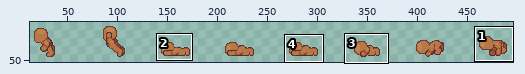
A sprite sheet gets an edit: Assets/character/Template/Left/TemplateLeftRoll.png. The picture above shows the old version from afar; the outline marks the close-up.
Close-up. Earlier state:
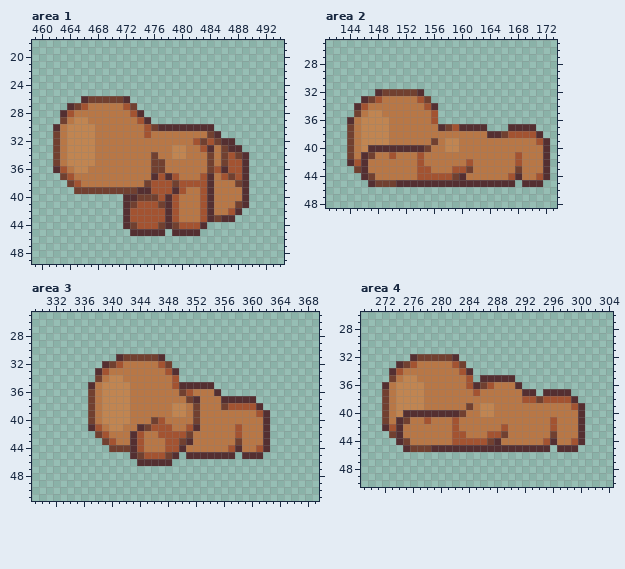
The file is 512x64 pixels. Shown: area 1: x 459..494, y 18..49; area 2: x 141..173, y 25..48; area 3: x 329..369, y 25..51; area 4: x 269..304, y 26..50. The wide view leaves out empty margins.
After the commit:
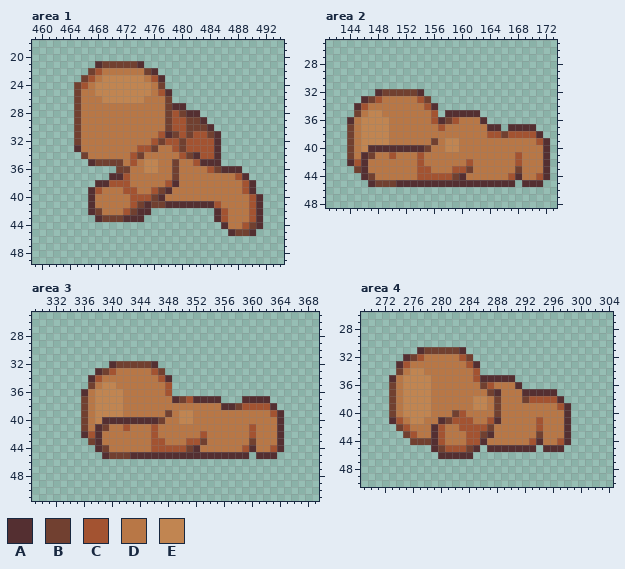
Palette (. is transparent): A #542f31  B #714030  C #a35331  D #b87746  E #c18551
Diff:
Changed rows in their new state; - is an unchanged pixel.
Area 1:
first column x 462:
21 ------ABBBBBA-----------------
22 -----BCDDDDDDBA---------------
23 ----BCDEEEEEEDCA--------------
24 ---BCDEEEEEEEEDB--------------
25 ---BDDEEEEEEEEDCA-------------
26 ---BDDDEEEEEEDDDB-------------
27 --.-D-----DDDDDDBAA-----------
28 -..B-------DDDDDBCBAA---------
29 -..BD-------DDDDBCCBBA--------
30 ...BDD-------DDDBCCBBB--------
31 ...BDD-------D-CABCBCC--------
32 ...BDD--------CBCCBC-C-A..----
33 ...ADD------CCB--CBCC-CA...---
34 ....BD-----CB-D--DCBACCA....--
35 .....ABBBB-C-EED-B--CAAA....--
36 .........BB--EED-B----CB-AA.--
37 -.......AAC---DDDB---DD-DD----
38 --....AACCC--DDD-ADDDDD---DCA-
39 ---..ACDDDCCDD-BADD--DD----CA-
40 -----ADDDDDCCC-ADD---DD----DCA
41 -----ADDDDDCBAB--AAAAA-C--DDCA
42 -----ABDDDCBAA.........ACDDDCA
43 ------ABBB-AA..........ACDDDCA
44 ----------............--ADDCBA
45 -----------.....-....----ABBA-
Area 2:
first column x 157:
35 -AAAAA---
36 ABCDDDA--
37 CDDDDDDAA
38 -------CC
Area 3:
first column x 336:
31 -----.......-----------------
32 ---.ABBBBBA..----------------
33 ---BC-----CB..---------------
34 -AC-DD-----CA.---------------
35 -B---DD-----C......----------
36 ADE---D-----C.......---------
37 BDE---D------ABC-AAA...--AA--
38 BDE---D------DD-D---AAB--CCA-
39 BDE---D-----BD-ED--------DDCA
40 BDEAAAAAAAAB--EED---------DDA
41 BDABDDC-DD-DD--DD-----D-C-DDA
42 ACAD---DD-CDDDDD-C----D-C-DDA
43 -BADD--DD-CCDDDCCB----D-B-DDA
44 --ABDDDDD-CC--CBA----DDCADDCA
45 ---ABBB-AAAAA-A-------A-.-AA-
46 --------.....----------------
Area 4:
first column x 272:
31 -----ABBBBBA-----------------
32 ---ABCDDDDDCB----------------
33 ---CD-----DDCA---------------
34 -.B-EE-----DDC---------------
35 -A---EE-----DC---------------
36 .BD---E-----DD---------------
37 .BD---E------D-BA-----A--..--
38 .BD---E------EE-B---B-C--A..-
39 .BD---E-----DE-DB--------CA..
40 .BDEEEEDDDBC--DDB---------A..
41 .ACDEED-AB-CC--CA-----C-D-A..
42 ..BC---AC-DCCCCB-D----C-D-A..
43 -..BC--AC-DDCCBADD----B-D-A..
44 --..BBBAC-DD--ADD----CADDCA..
45 ---....-BCCCB-.-------.-A-..-
46 --------AAAAA----------------
